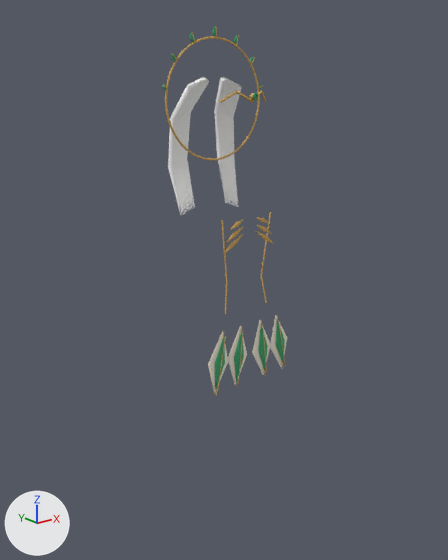
What one commit did to the OBJ model ArtSource/Heroes/ConceptModels/Tahla-new-parts.obj.
The view is the same before and after, from a 50 mm camera at (-1.298, -1.63, 1.774) aimed at (0.015, 0.011, 1.117). The axes (+X, +Y, +Z) are drawn at lower left. The lights are the same throughout. The first picture is the older version. Where no turn or scale is listed for an object, it has been applied to the vertices. Vertices at exactly the same position are counted once.

The older version as bpy lines, for what is in view:
```python
me_tahla_new_parts = bpy.data.meshes.new('Tahla-new-parts')
me_tahla_new_parts.from_pydata(...)  # 2705 vertices, 5122 faces; spans x -0.205..0.205, y -0.168..0.12, z 0.79..1.954
# faces by material slot: [2184, 1632, 88, 1218]
me_tahla_new_parts.materials.append(mat_tahla_surface_2)  # orange #d3a859
me_tahla_new_parts.materials.append(mat_tahla_surface_5)  # white #fcfcfa
me_tahla_new_parts.materials.append(mat_tahla_surface_1)  # pale yellow #f6f0dd
me_tahla_new_parts.materials.append(mat_tahla_surface_3)  # green #38a66f
ob_tahla_new_parts = bpy.data.objects.new('Tahla-new-parts', me_tahla_new_parts)
ob_tahla_new_parts.location = (0.0, 0.0, 0.0)
```
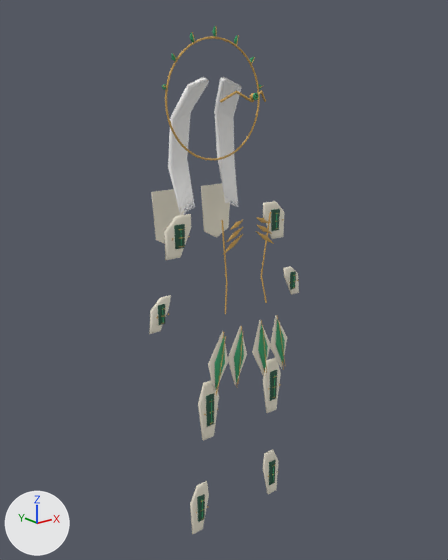
Patch to the scene script:
```diff
--- a/ArtSource/Heroes/ConceptModels/Tahla-new-parts.obj.py
+++ b/ArtSource/Heroes/ConceptModels/Tahla-new-parts.obj.py
@@ mat_tahla_surface_0 @@
+mat_tahla_surface_0 = principled_material('Tahla_surface_0')
+mat_tahla_surface_0.base_color = (0.02, 0.1, 0.06)  # dark green #275945
+mat_tahla_surface_0.roughness = 0.7
@@ me_tahla_new_parts @@
 # used by ob_tahla_new_parts; location = (0.0, 0.0, 0.0)
-me_tahla_new_parts.from_pydata(...)  # 2705 vertices, 5122 faces; spans x -0.205..0.205, y -0.168..0.12, z 0.79..1.954
+me_tahla_new_parts.from_pydata(...)  # 4081 vertices, 7570 faces; spans x -0.334..0.334, y -0.168..0.187, z 0.213..1.954
+# me_tahla_new_parts part 1: 240 vertices added at x -0.173..0.173, y 0.168..0.187, z 1.229..1.429
+# me_tahla_new_parts part 2: 174 vertices added at x -0.191..0.191, y -0.125..-0.104, z 0.6..0.818
+# me_tahla_new_parts part 3: 174 vertices added at x -0.215..0.216, y -0.102..-0.082, z 0.213..0.409
+# me_tahla_new_parts part 4: 174 vertices added at x 0.155..0.334, y -0.064..-0.031, z 1.019..1.382
+# me_tahla_new_parts part 5: 64 vertices added at x -0.334..-0.155, y -0.059..-0.03, z 1.019..1.382
+# other edits to the shape of me_tahla_new_parts do not show in these pictures
 me_tahla_new_parts.materials.append(mat_tahla_surface_2)
@@ me_tahla_new_parts @@
 me_tahla_new_parts.materials.append(mat_tahla_surface_3)
+me_tahla_new_parts.materials.append(mat_tahla_surface_0)  # dark green #275945
```

Pixel boxes [x1, y1, x2, y2] of what changed, in the pictures (448 x 560 px):
'Tahla-new-parts', reshaped (20% wider, 38% taller)
    before: [162, 26, 287, 395]
    after: [149, 26, 299, 534]
part 1 of me_tahla_new_parts, added
    after: [151, 183, 230, 244]
part 2 of me_tahla_new_parts, added
    after: [198, 358, 281, 441]
part 3 of me_tahla_new_parts, added
    after: [190, 449, 278, 534]
part 4 of me_tahla_new_parts, added
    after: [263, 201, 299, 295]
part 5 of me_tahla_new_parts, added
    after: [149, 214, 191, 334]
